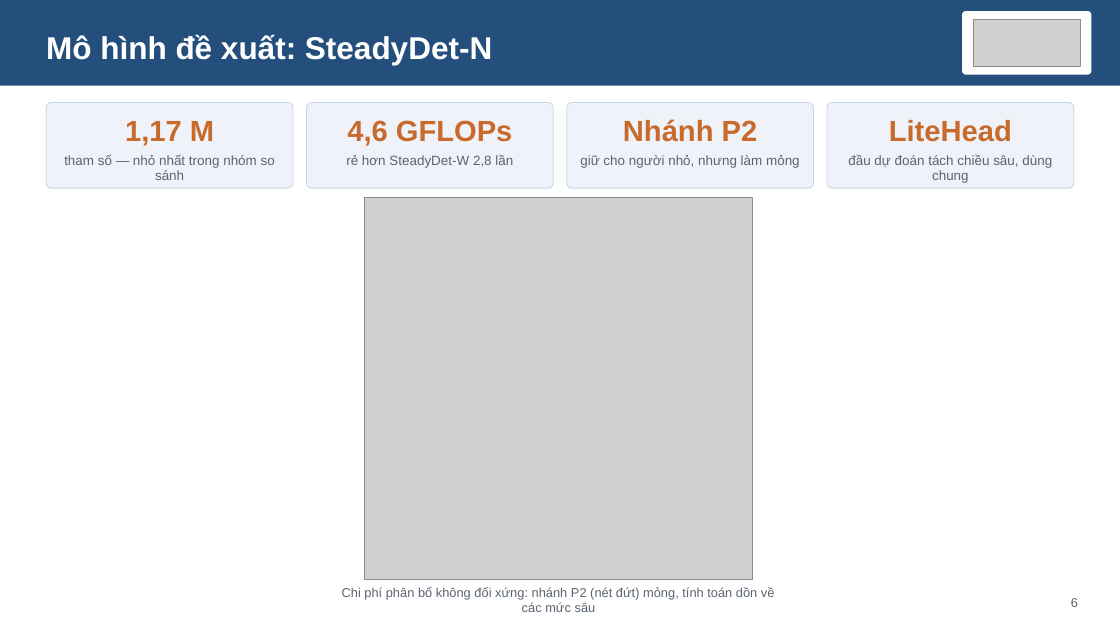
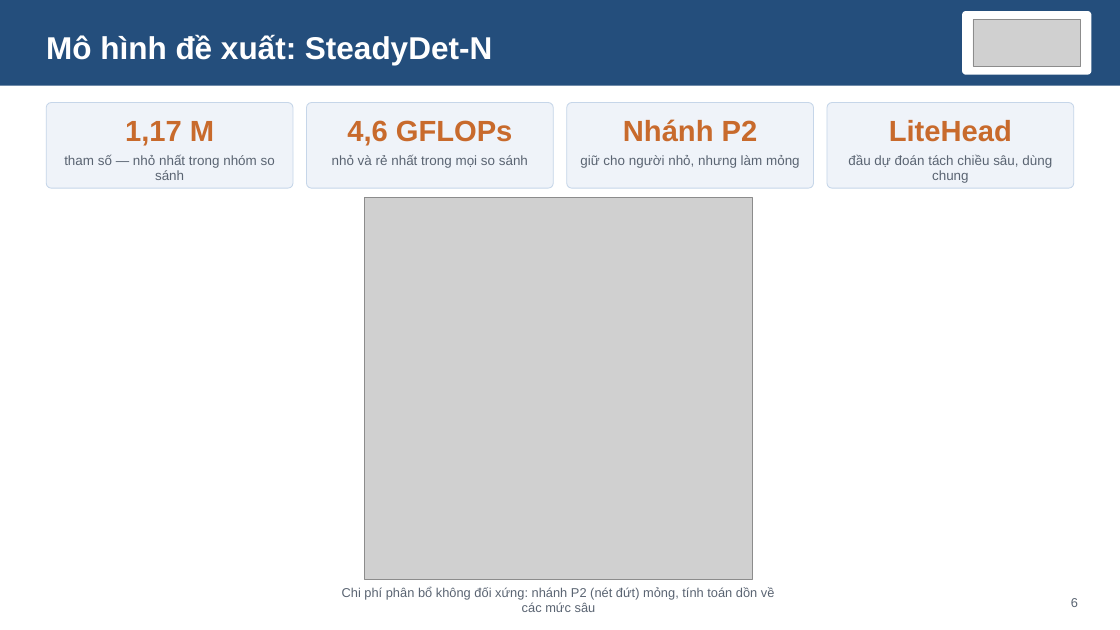
Before and after one commit to NhanHuynh2006/Drone_Following, a slide deck: slide 6 of nckh_SV2026-474/slides/SteadyDet-N_nghiem_thu_nhe.pptx. Drawn at 1120x630 pixels with LibreOffice and Linux fonts; fonts in the diff are those of the drawing; grey boxes stand for pictures. Boxes give left, top, right and bottom in pixels: in the first picture for what was removed or moved away, otherwise in the second. Text is boxed around its words. In the diff, an @@ line names an element or a change of style, - is before the commit and + after.

```diff
--- a/nckh_SV2026-474/slides/SteadyDet-N_nghiem_thu_nhe.pptx
+++ b/nckh_SV2026-474/slides/SteadyDet-N_nghiem_thu_nhe.pptx
@@ text at [332, 154, 528, 168]: text changed @@
-rẻ hơn SteadyDet-W 2,8 lần
+nhỏ và rẻ nhất trong mọi so sánh
```
Also in this commit, not shown: 2 other slides changed, 6 other files.
